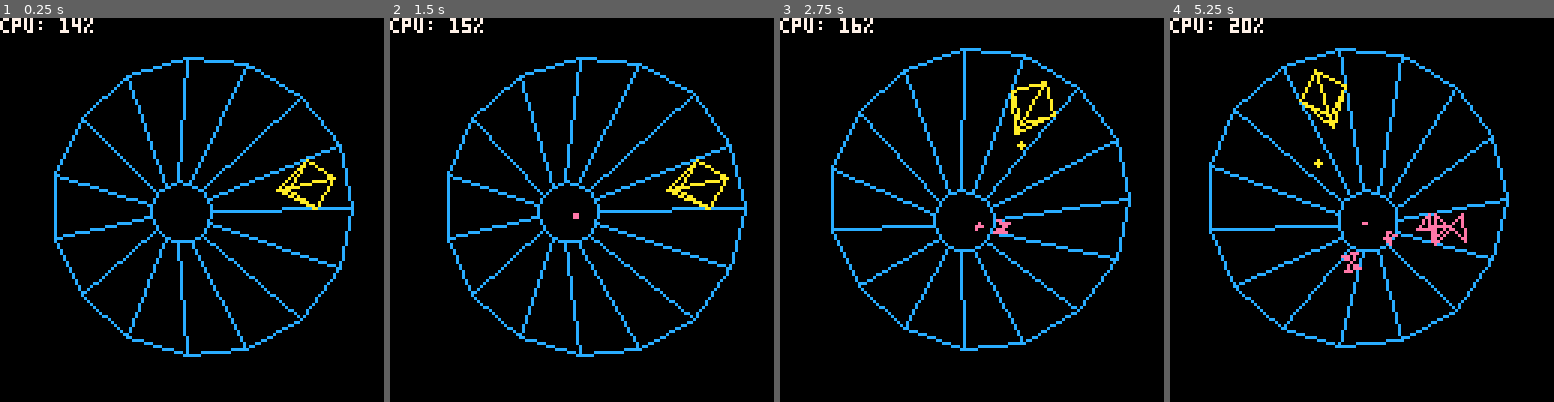
Above: before the commit, frames 1-4 (left to right).
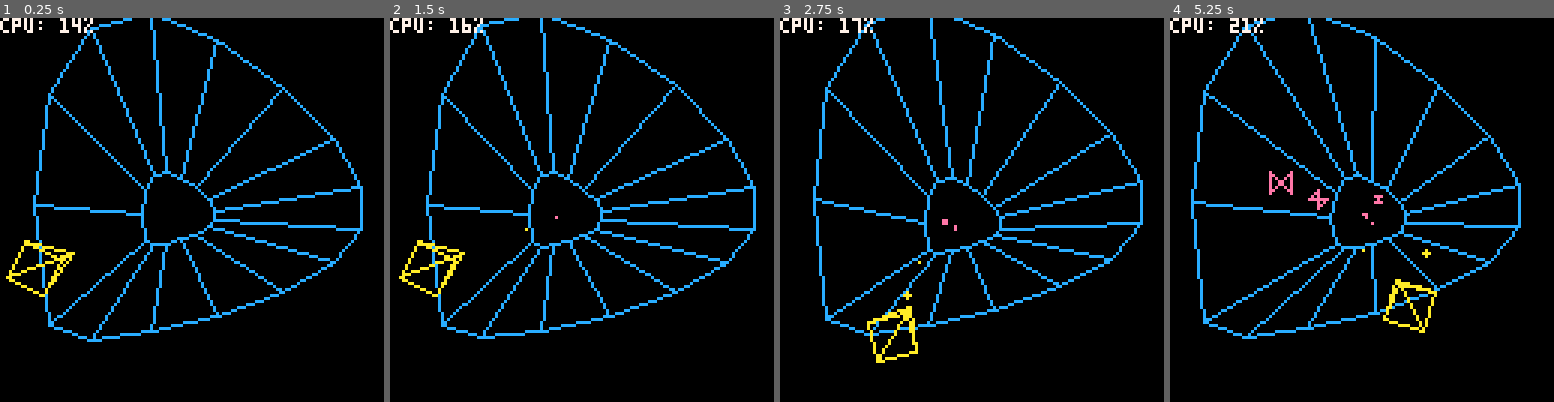
Above: after the commit, the same moments.

Repository: tesselode/web-pilot
Game: PICO-8 cartridge t1k.p8
Two runs of this game, one before a commit and one after it. Both use one fixed random seed, a clock stepped at 60 frames per second and the inputs below.
Inputs:
- Up to frame 1 (0.25 s): no input
- Up to frame 2 (1.5 s): tap O (Z key) at 0.7 s
- Up to frame 3 (2.75 s): hold Right 1.6-2.1 s; tap O (Z key) at 1.7, 2.1, 2.5 s; hold Right from 2.47 s (still down)
- Up to frame 4 (5.25 s): tap O (Z key) every 0.4 s from 2.9 to 4.9 s; release Right at 3.03 s; hold Left 3.08-3.58 s; hold Right 4.02-4.68 s; hold Left from 5.08 s (still down)

The runs differ from the first frame. In frame 1, 11% of the frame differs, in the area x 1-95%, y 0-89%; in frame 2, 11%; in frame 3, 11%; in frame 4, 12%, in the area x 5-92%, y 0-86%.

Commit message:
drawing tweaks + other minor tweaks

Diff:
--- a/t1k.p8
+++ b/t1k.p8
@@ -94,6 +94,7 @@
 function class.p3d:to2d(x, y, z)
 	x -= (self.hx - 64) / 3
 	y -= (self.hy - 64) / 3
+	z *= z
 	return self.hx + (x - self.hx) * z,
 	       self.hy + (y - self.hy) * z
 end
@@ -106,7 +107,7 @@
 
 function class.p3d:circfill(x, y, z, r, col)
 	local x, y = self:to2d(x, y, z)
-	circfill(x, y, r * z, col)
+	circfill(x, y, r * z * z, col)
 end
 
 -->8
@@ -147,16 +148,16 @@
 
 local model = {
 	player = class.model {
-		{x = -1, y = 0, z = 0},
-		{x = 0, y = -1, z = 0},
-		{x = 1, y = 0, z = 0},
-		{x = 0, y = 1, z = 0},
-		{x = -1, y = 0, z = 0},
-		{x = 0, y = 0, z = -.25},
-		{x = 1, y = 0, z = 0},
-		{x = 0, y = 1, z = 0},
-		{x = 0, y = 0, z = -.25},
-		{x = 0, y = -1, z = 0},
+		{x = -1, y = 0, z = 1/12},
+		{x = 0, y = -1, z = 1/12},
+		{x = 1, y = 0, z = 1/12},
+		{x = 0, y = 1, z = 1/12},
+		{x = -1, y = 0, z = 1/12},
+		{x = 0, y = 0, z = -1/12},
+		{x = 1, y = 0, z = 1/12},
+		{x = 0, y = 1, z = 1/12},
+		{x = 0, y = 0, z = -1/12},
+		{x = 0, y = -1, z = 1/12},
 	},
 	flipper = class.model {
 		{x = -1, y = -1, z = 0},
@@ -169,8 +170,8 @@
 
 class.web = object:extend()
 
-class.web.min_z = .25
-class.web.max_z = 1.25
+class.web.min_z = .5
+class.web.max_z = 1.05
 
 function class.web:new()
 	self.points = {}
@@ -208,7 +209,7 @@
 
 class.player = object:extend()
 
-class.player.reload_time = 10
+class.player.reload_time = 6
 
 function class.player:new(web, entities, position)
 	self.web = web
@@ -238,6 +239,8 @@
 
 class.player_bullet = object:extend()
 
+class.player_bullet.speed = .01
+
 function class.player_bullet:new(web, position, z)
 	self.web = web
 	self.position = position
@@ -245,7 +248,7 @@
 end
 
 function class.player_bullet:update()
-	self.z -= .02
+	self.z -= self.speed
 	if self.z <= self.web.min_z then
 		self.dead = true
 	end
@@ -293,8 +296,8 @@
 	self.web = class.web()
 	for angle = 0, 1 - 1/15, 1/15 do
 		self.web:add_point(
-			40 * cos(angle),
-			40 * sin(angle)
+			50 * cos(angle - .5),
+			-25 * (sin(angle) + sin(sqrt(angle)) + sin(angle * angle))
 		)
 	end
 	self.entities = {}
@@ -329,8 +332,8 @@
 		if entity.dead then del(self.entities, entity) end
 	end
 
-	local target_hx = 64 - (self.player.x - 64) * 1/6
-	local target_hy = 64 - (self.player.y - 64) * 1/6
+	local target_hx = 64 + (self.player.x - 64) * 1/6
+	local target_hy = 64 + (self.player.y - 64) * 1/6
 	self.p3d.hx += (target_hx - self.p3d.hx) * .1
 	self.p3d.hy += (target_hy - self.p3d.hy) * .1
 end
